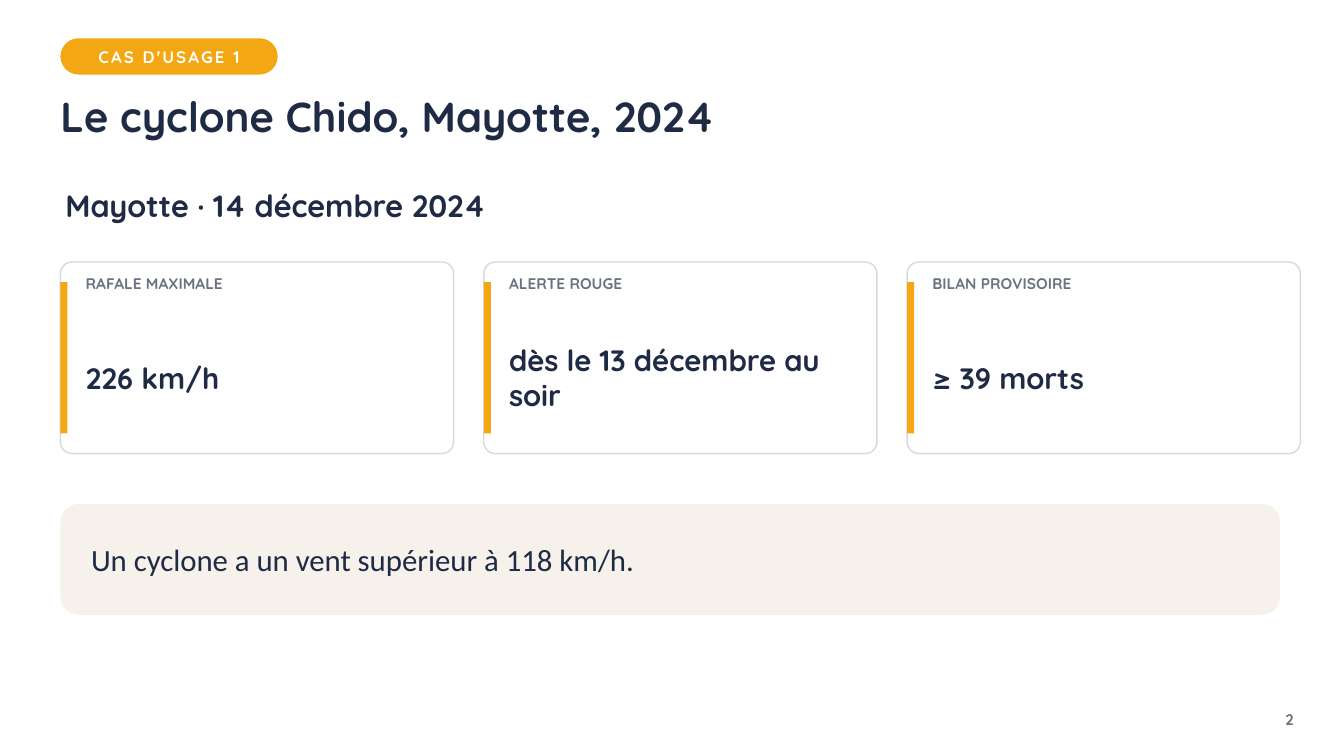
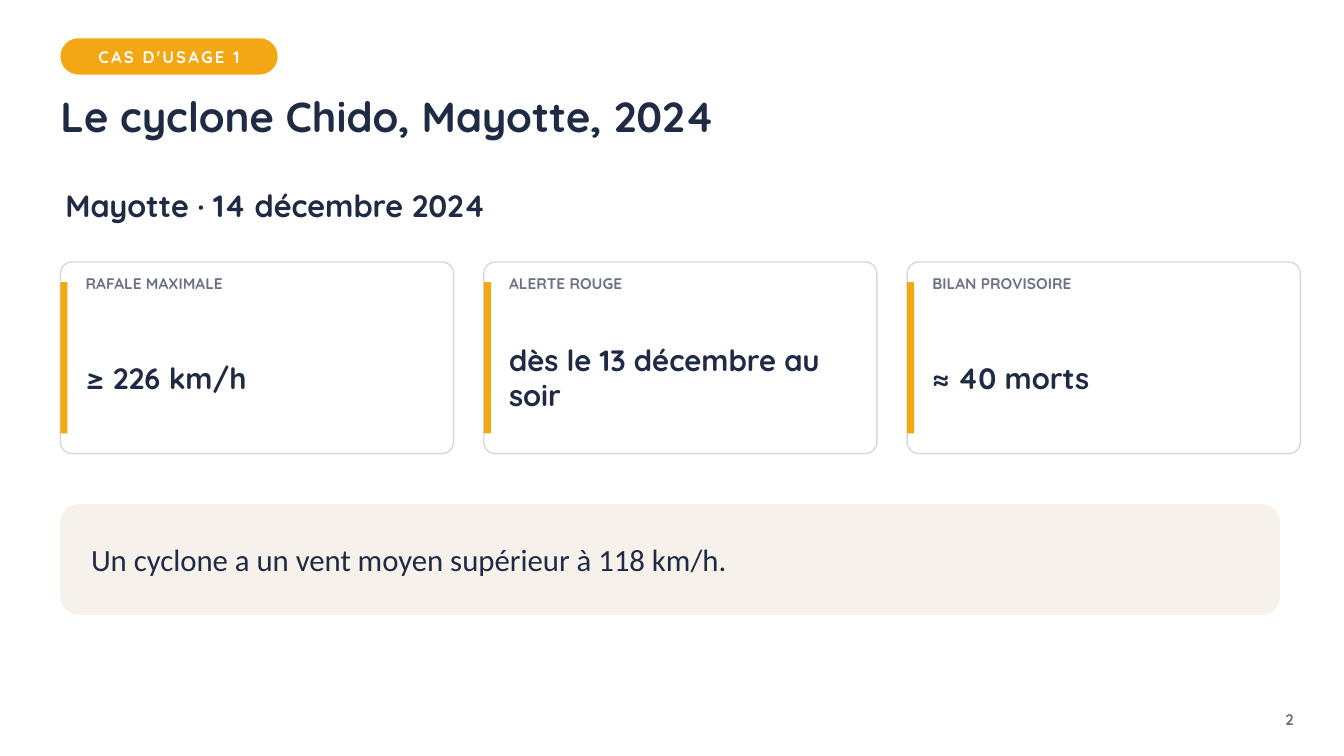
Before and after one commit to VinceIXIV/SVT-cour, a slide deck: slide 2 of cours/4e/S09-tempetes-cyclones-inondations-prevenir-les-risques/4e-S09-diaporama.pptx. Drawn at 1344x756 pixels with LibreOffice and Linux fonts; fonts in the diff are those of the drawing. Boxes give left, top, right and bottom in pixels: in the first picture for what was removed or moved away, otherwise in the second. Text is boxed around its words. In the diff, an @@ line names an element or a change of style, - is before the commit and + after.

```diff
--- a/cours/4e/S09-tempetes-cyclones-inondations-prevenir-les-risques/4e-S09-diaporama.pptx
+++ b/cours/4e/S09-tempetes-cyclones-inondations-prevenir-les-risques/4e-S09-diaporama.pptx
@@ text at <box>113,365,247,393</box>: text changed @@
-226 km/h
+≥ 226 km/h
@@ text at <box>958,368,1090,390</box>: text changed @@
-≥ 39 morts
+≈ 40 morts
@@ text in rounded rectangle at <box>91,549,726,576</box>: text changed @@
-Un cyclone a un vent supérieur à 118 km/h.
+Un cyclone a un vent moyen supérieur à 118 km/h.
```
Also in this commit, not shown: 1 other slide changed, 53 other files.
